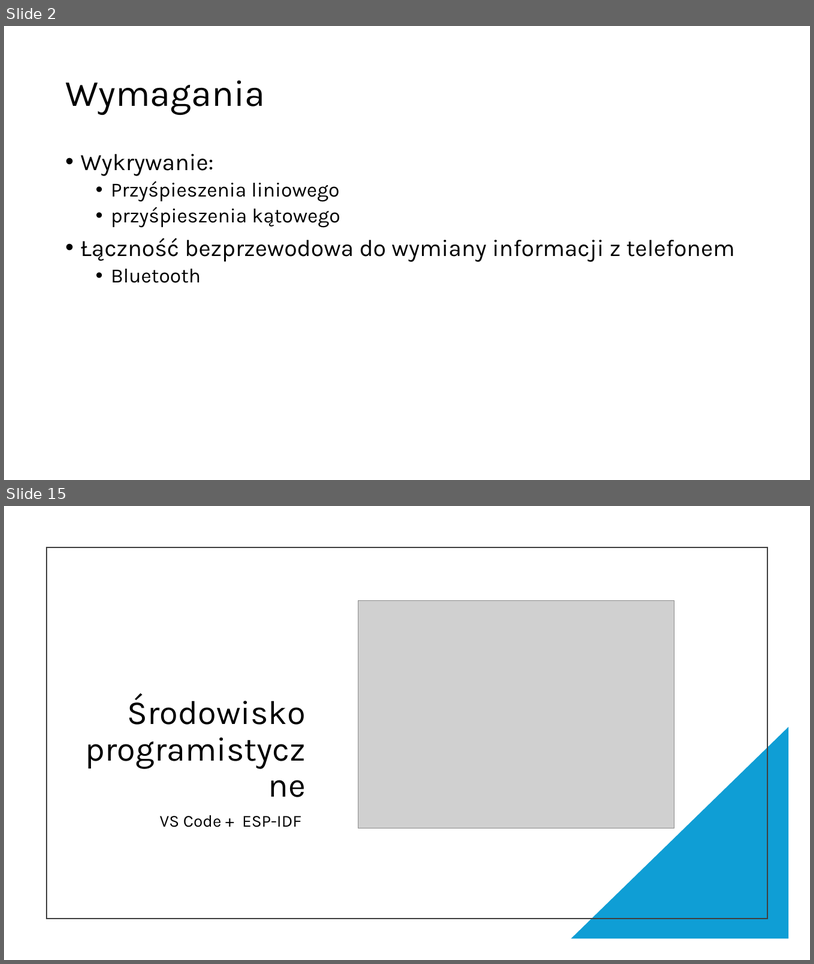
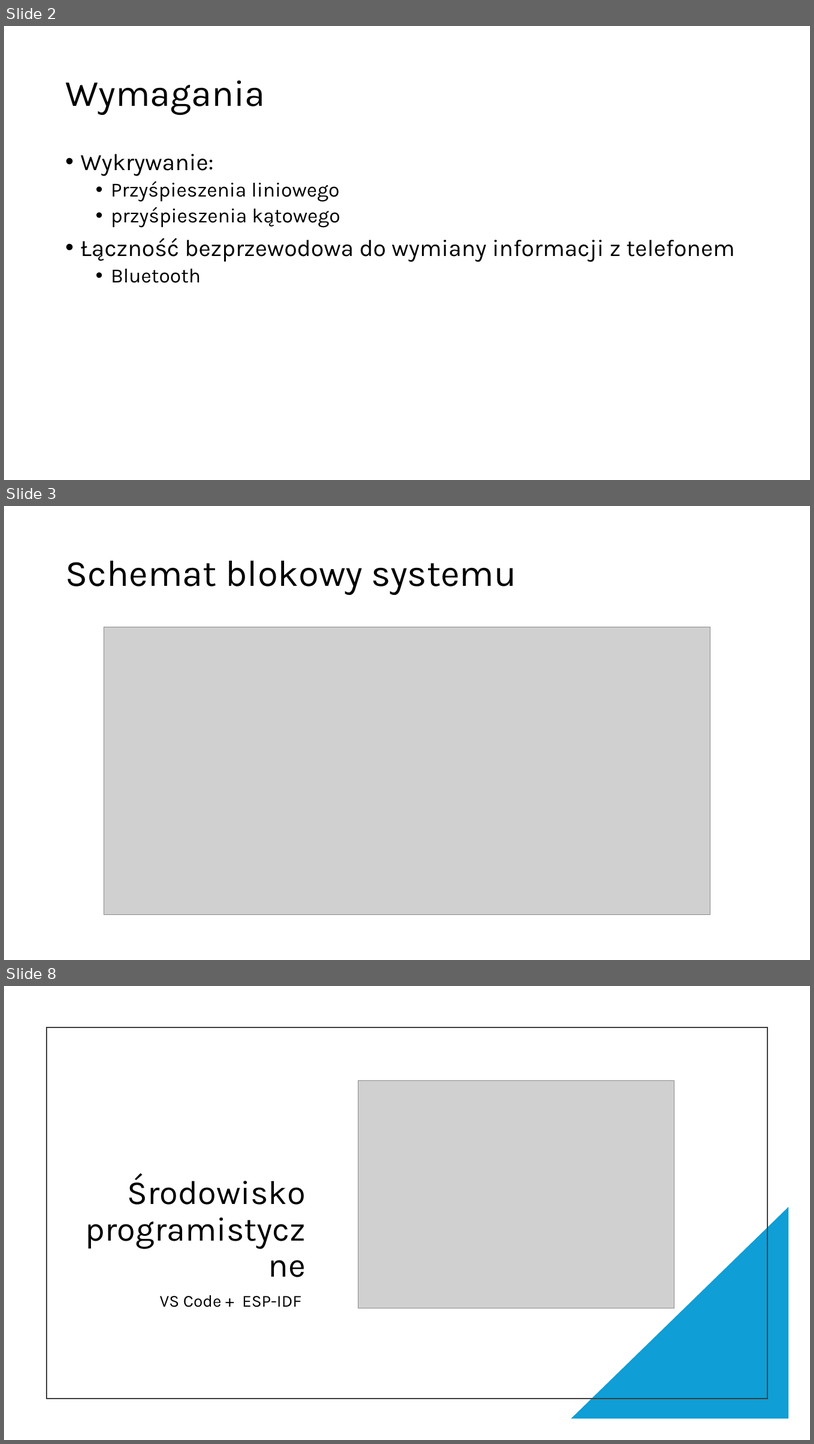
Before and after one commit to Szymek200/Smart-ball, a slide deck: Prezentacja/Smart-piłka_prez.pptx. Shown one above the other, each under a label of ours: slides 2 and 15 before the commit, slides 2, 3 and 8 after it; the slides between them are not shown. The pictures are 814x964 and 814x1444 pixels, drawn with LibreOffice and Linux fonts; fonts in the diff are those of the drawing; grey boxes stand for pictures. Boxes give left, top, right and bottom in pixels: in the first picture for what was removed or moved away, otherwise in the second. Text is boxed around its words. In the diff, an @@ line names an element or a change of style, - is before the commit and + after.

```diff
--- a/Prezentacja/Smart-piłka_prez.pptx
+++ b/Prezentacja/Smart-piłka_prez.pptx
@@ slide 3 added at (4, 506, 810, 960), background #FFFFFF @@
@@ title added at (65, 561, 517, 595), 44 pt, text #000000 @@
+Schemat blokowy systemu
@@ picture added at (104, 627, 711, 915) @@
@@ what was slide 15 is now slide 8 @@
```
Also in this commit, not shown: 1 slide changed, 3 other slides added, 11 slides removed.
